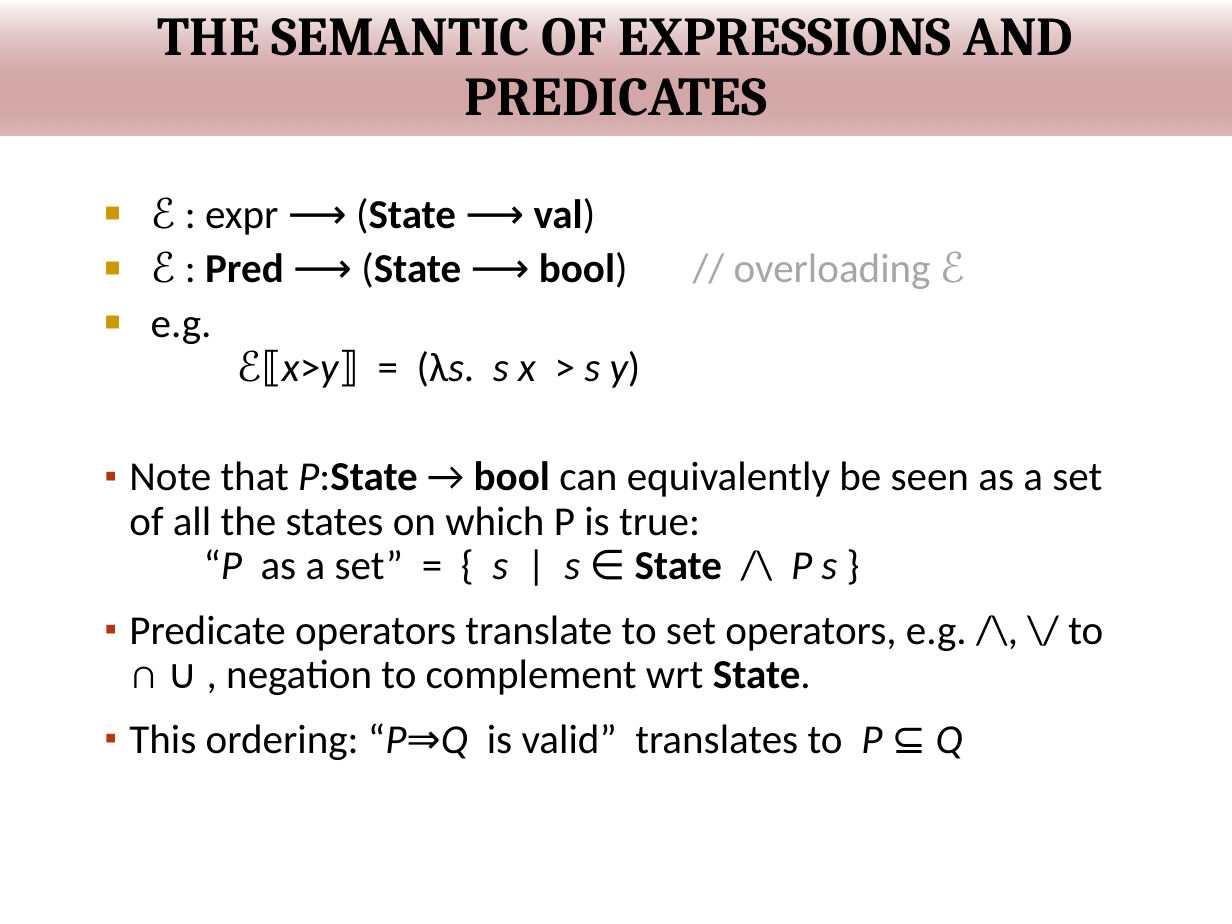
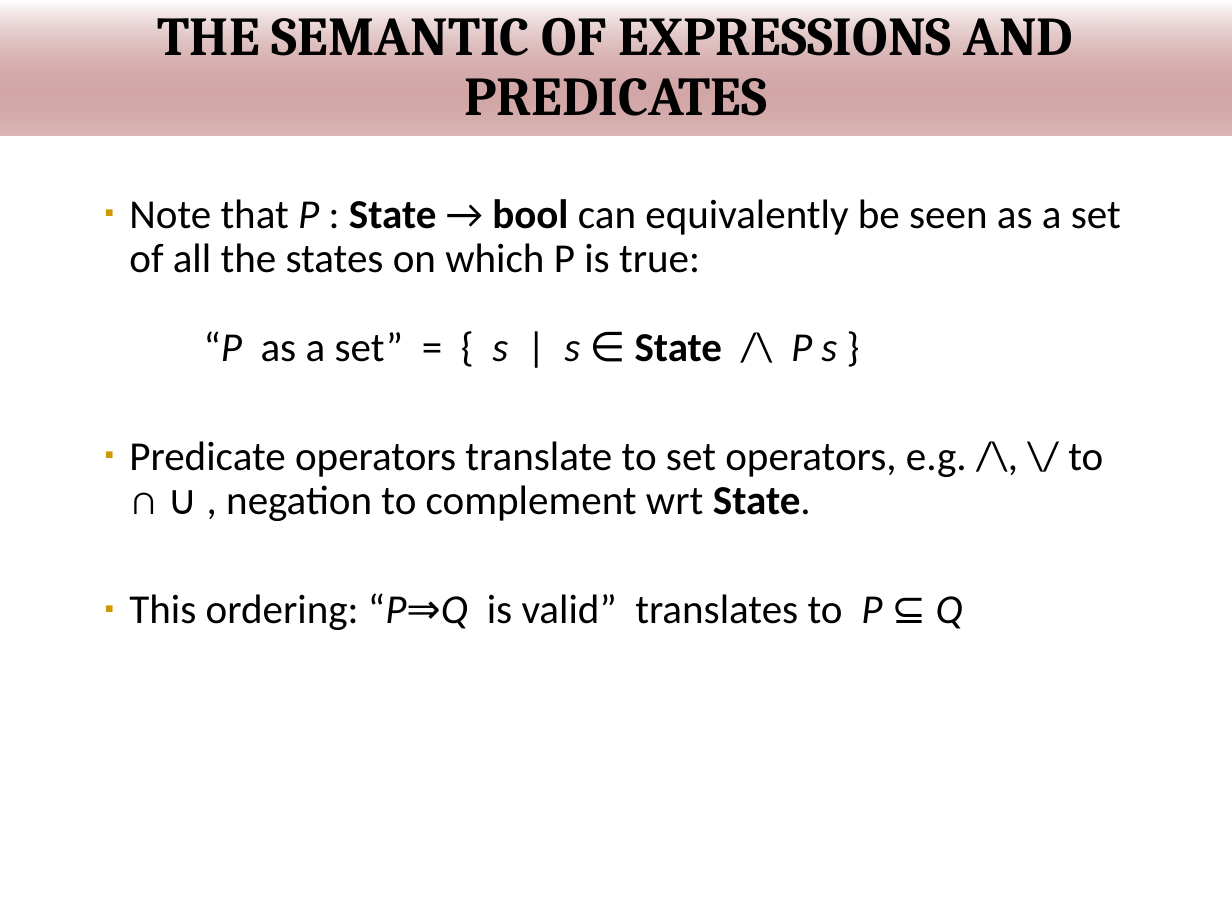
Before and after one commit to wooshrow/infopv, a slide deck: slide 33 of slides/PV_hoare.pptx (slide 31 before the commit). Drawn at 1232x924 pixels with LibreOffice and Linux fonts; fonts in the diff are those of the drawing; background and template pictures are left out. Boxes give left, top, right and bottom in pixels: in the first picture for what was removed or moved away, otherwise in the second. Text is boxed around its words. In the diff, an @@ line names an element or a change of style, - is before the commit and + after.

```diff
--- a/slides/PV_hoare.pptx
+++ b/slides/PV_hoare.pptx
@@ text at bbox=[129, 199, 1121, 362]: text changed @@
-■ ℰ : expr ⟶ (State ⟶ val)
-■ ℰ : Pred ⟶ (State ⟶ bool) // overloading ℰ
-■ e.g.
-  ℰ⟦x>y⟧ = (λs. s x > s y)
-▪ Note that P:State → bool can equivalently be seen as a set of all the states on which P is true:
-  “P as a set” = { s | s ∈ State /\ P s }
+▪ Note that P : State → bool can equivalently be seen as a set of all the states on which P is true:
+  “P as a set” = { s | s ∈ State /\ P s }
@@ text at bbox=[129, 441, 1103, 630]: less space between paragraphs; bullet colour #B53513 to #CC9900 @@
```
Also in this commit, not shown: 10 other slides changed, 3 slides added, 2 other files.
